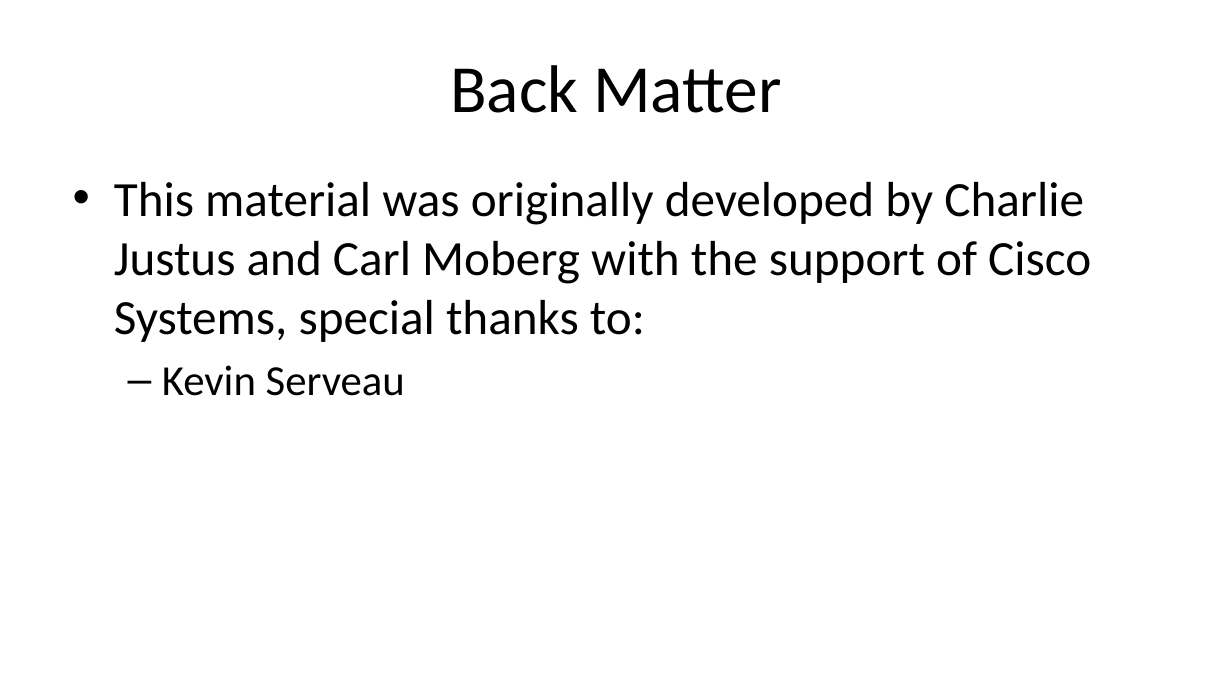
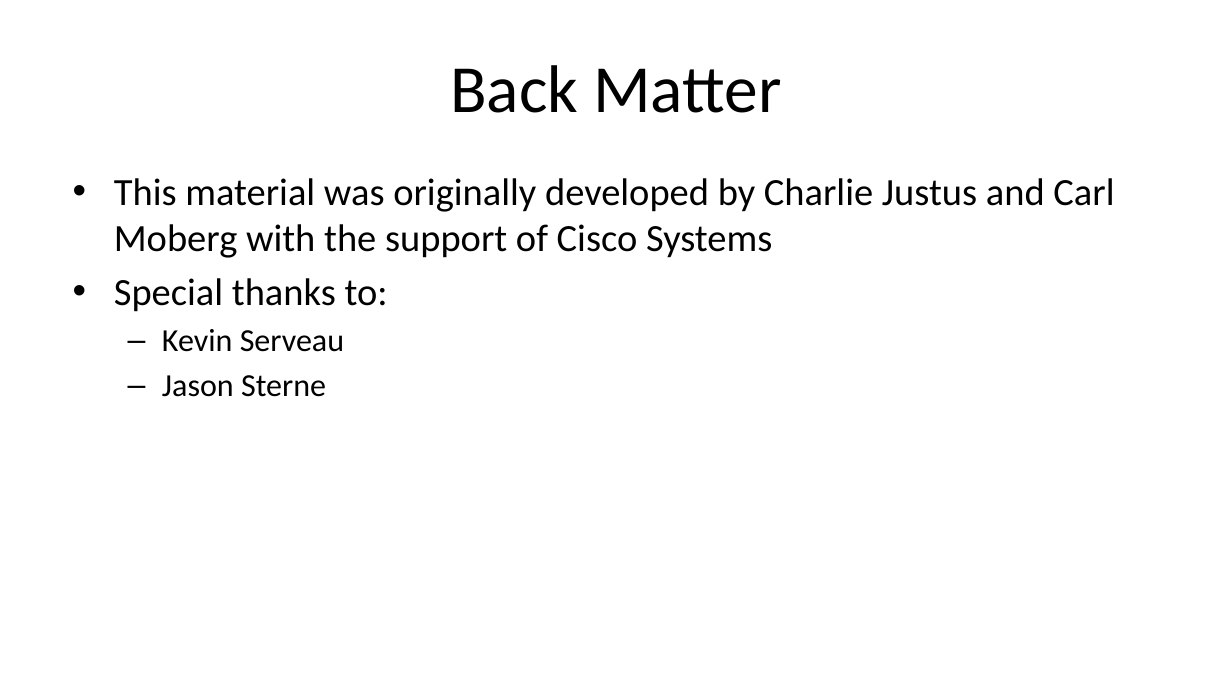
Before and after one commit to cmoberg/netconf-yang-training, a slide deck: slide 34 of slides/module-3-netconf.pptx. Drawn at 1232x693 pixels with LibreOffice and Linux fonts; fonts in the diff are those of the drawing. Boxes give left, top, right and bottom in pixels: in the first picture for what was removed or moved away, otherwise in the second. Text is boxed around its words. In the diff, an @@ line names an element or a change of style, - is before the commit and + after.

```diff
--- a/slides/module-3-netconf.pptx
+++ b/slides/module-3-netconf.pptx
@@ text at (114,178,1114,312): text changed; size 46 to 36 pt @@
-• This material was originally developed by Charlie Justus and Carl Moberg with the support of Cisco Systems, special thanks to:
+• This material was originally developed by Charlie Justus and Carl Moberg with the support of Cisco Systems
+• Special thanks to:
@@ text at (162,329,344,352): size 40 to 30 pt in "Kevin Serveau"; less space between paragraphs @@
@@ text at (162,375,326,397): paragraph added @@
+  – Jason Sterne
```
Also in this commit, not shown: 9 other slides changed, 11 other files.
